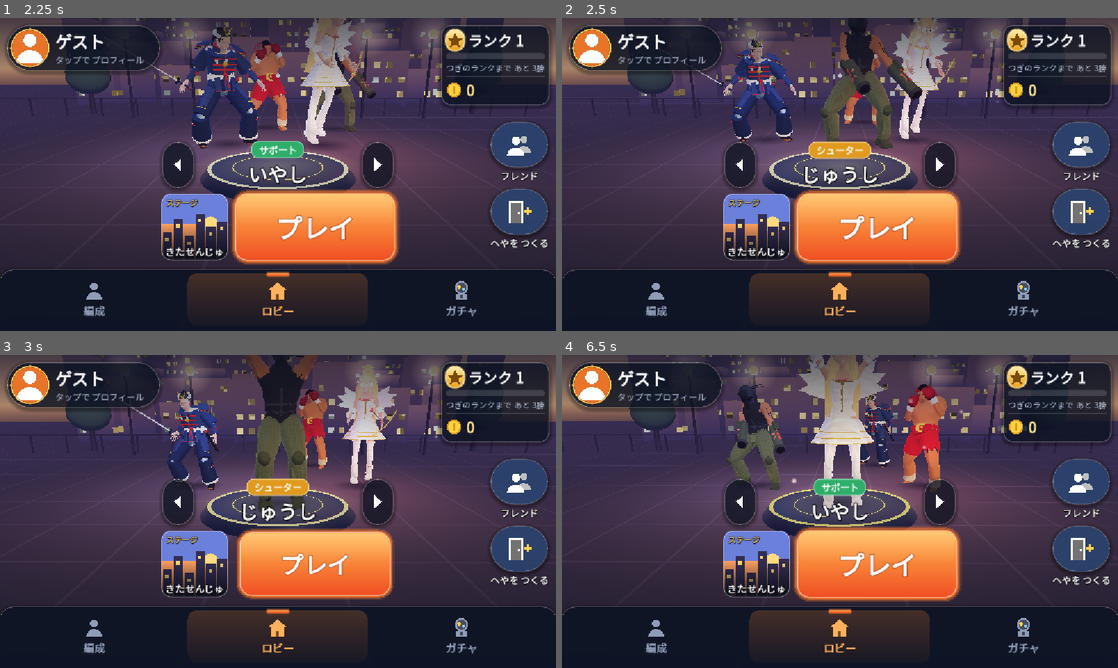
Above: before the commit, frames 1-4 (two rows, left to right).
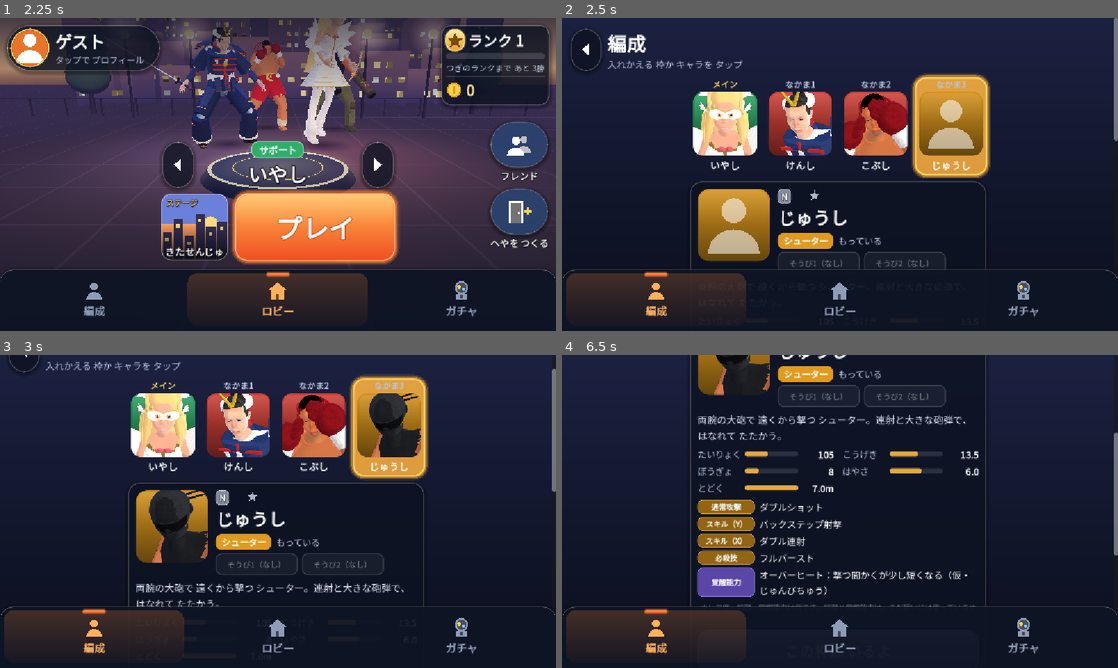
Above: after the commit, the same moments.

Repository: koyoy1016-gif/bigbusters-godot
Game: Godot game, scene res://scenes/game_flow.tscn
Same seed, same stepped clock (60 frames per second), same inputs: the game is played once before the commit and once after it. This scene is started directly instead of the project's main scene.
Inputs (mouse positions are in pixels of both pictures, inside the frame that each line leads up to):
- Up to frame 1 (2.25 s): tap Enter at 0.5 s; move the mouse to (400, 158) at 0.52 s; hold Right 0.53-1.25 s; tap 1 at 0.6, 2.1 s; click (400, 158) at 0.67 s; tap Space at 1.25 s; drag from (166, 190) to (250, 237) at 1.27 s; move the mouse to (333, 105) at 2.02 s; hold Right from 2.03 s (still down); click (333, 105) at 2.17 s
- Up to frame 2 (2.5 s): keep holding Right
- Up to frame 3 (3 s): release Right at 2.75 s; drag from (250, 574) to (111, 464) at 2.77 s
- Up to frame 4 (6.5 s): move the mouse to (1006, 558) at 3.52 s; hold Left 3.53-4.25 s; tap 1 at 3.6, 5.1 s; click (1006, 558) at 3.67 s; drag from (673, 464) to (756, 433) at 4.27 s; move the mouse to (867, 511) at 5.02 s; hold Left 5.03-5.75 s; click (867, 511) at 5.17 s; drag from (756, 433) to (728, 527) at 5.77 s

Frame 1 is identical in both runs. In frame 2, 77% of the frame differs, in the area x 0-100%, y 0-96%; in frame 3, 76%; in frame 4, 77%.

Commit message:
版87：編成の操作（どこからでもスクロール・長押しで持って入れかえ・ロビーのタップで編成へ）
- ui_kit.scroll_friendly：スクロールの中の部品を、指の動きを下へ伝える設定に（パネルの上からもスクロールできる）
- formation_ui：長押しでキャラを持ち上げ、枠の上で離すと入る（いれば入れかわる）。外で離すと元どおり
- lobby_ui：ロビーでキャラをタップすると、そのキャラの枠を選んだ編成の画面を開く
- テスト：test_v87（新規）、test_v81（ロビーのタップを新しい動きに）。全テスト合格

Co-Authored-By: Claude Opus 5.5 <noreply@anthropic.com>
Claude-Session: https://claude.ai/code/session_01StA7MCQ6WV1HD8BedAMU8n

Diff:
--- a/data/game_flow.json
+++ b/data/game_flow.json
@@ -335,7 +335,11 @@
   "start_wait_sec": 4.0,
   "start_offline": false,
   "formation_list_title": "キャラの いちらん",
-  "formation_hint": "枠を タップして、キャラを えらぶと 入れかえ",
+  "formation_hint": "ながおしで もって、枠へ 入れかえ／タップで えらぶ",
+  "formation_hint_drag": "入れたい 枠の 上で はなす（いる キャラとは 入れかわる）",
+  "formation_long_press_sec": 0.35,
+  "formation_drag_tolerance_px": 14,
+  "formation_ghost_lift_px": 56,
   "formation_hint_armed": "入れかえる 枠か キャラを タップ",
   "formation_main": "メイン",
   "formation_mate": "なかま%d",
--- a/data/prototype_stick.json
+++ b/data/prototype_stick.json
@@ -174,7 +174,7 @@
   ],
   "charge_color": "#ff9a20",
   "build_label": "版",
-  "build_id": "86",
+  "build_id": "87",
   "camera_follow": 0.5,
   "camera_follow_per_sec": 6.0,
   "camera_boss_frame": {
--- a/scripts/flow/formation_ui.gd
+++ b/scripts/flow/formation_ui.gd
@@ -5,6 +5,9 @@
 ## 下：キャラの一覧（顔の絵のカード。持っていないキャラは暗く、かぎ）。
 ## 入れかえ：枠をタップ → 別の枠をタップで入れかえ、または一覧のキャラをタップで、その枠に入れる。
 ##           一覧のキャラをタップだけなら、くわしい情報を見る（「この枠に セット」で入れる）。
+## 版87：キャラ（枠・一覧）を長押しすると持ち上がり、指についてくる。枠の上で離すと入る（キャラが入っている枠なら、2人が入れかわる）。
+##       枠の外で離すと、元にもどる。少し動かしてから長押しにならなければ、ふつうのスクロール。画面は下までスクロールできる。
+##       ロビーでキャラをタップすると、そのキャラの枠を選んだ状態で、この画面が開く（open_slot）。
 ## 編成のデータ：メイン＝selected_character、なかま＝ai_picks（ロビー・戦いと同じ）。持っているキャラだけ入れられる。
 
 const LobbyIcon := preload("res://scripts/ui/lobby_icon.gd")
@@ -28,6 +31,13 @@
 var detail: Dictionary = {}  # くわしい情報の部品
 var set_button: Button
 var bold: Font
+var scroll: ScrollContainer
+var drag_layer: Control  ## 版87：持ち上げたキャラの絵（いちばん上）
+var press: Dictionary = {}  ## 版87：押している所 {kind: "slot"/"card", key, pos, t, moved}
+var dragging := false
+var ghost: Control = null
+var hover_slot := -1
+var drag_log: Array = []  ## テスト用（lift・drop・cancel）
 
 
 func _init(flow: Node, lui: RefCounted) -> void:
@@ -121,7 +131,7 @@
 	bg.border_width = 0.0
 	bg.set_anchors_preset(Control.PRESET_FULL_RECT)
 	root.add_child(bg)
-	var scroll := ScrollContainer.new()
+	scroll = ScrollContainer.new()
 	scroll.name = "Scroll"
 	scroll.set_anchors_preset(Control.PRESET_FULL_RECT)
 	scroll.horizontal_scroll_mode = ScrollContainer.SCROLL_MODE_DISABLED
@@ -130,6 +140,11 @@
 	page.size_flags_horizontal = Control.SIZE_EXPAND_FILL
 	page.add_theme_constant_override("separation", 14)
 	scroll.add_child(page)
+	drag_layer = Control.new()
+	drag_layer.name = "DragLayer"
+	drag_layer.set_anchors_preset(Control.PRESET_FULL_RECT)
+	drag_layer.mouse_filter = Control.MOUSE_FILTER_IGNORE
+	root.add_child(drag_layer)
 	f.layer.add_child(root)
 	f.panels[Logic.FORMATION] = root
 
@@ -168,8 +183,8 @@
 		b.focus_mode = Control.FOCUS_NONE
 		b.custom_minimum_size = Vector2(146, 200)
 		UiKit.clear_button(b)
-		b.pressed.connect(f._on_menu_press)
-		b.pressed.connect(func(): tap_slot(i))
+		b.mouse_filter = Control.MOUSE_FILTER_PASS  # 版87：押したまま動かすと、スクロールできる
+		b.gui_input.connect(func(ev: InputEvent): _on_pointer(ev, "slot", i, b))
 		UiKit.juice(b)
 		slot_buttons.append(b)
 		slots_row.add_child(b)
@@ -313,6 +328,8 @@
 	_refresh_grid(t)
 	_refresh_detail(t)
 	hint_label.text = str(f.config["formation_hint_armed"]) if armed_slot >= 0 else str(f.config["formation_hint"])
+	# 版87：止める設定の部品（パネル・字の入れ物など）を、下へ伝える設定に（どこを押して動かしても、スクロールできる）
+	UiKit.scroll_friendly(scroll)
 
 
 func _refresh_slots(t: Array) -> void:
@@ -437,8 +454,8 @@
 			glow.add_theme_stylebox_override("panel", gsb)
 			glow.set_anchors_preset(Control.PRESET_FULL_RECT)
 			b.add_child(glow)
-		b.pressed.connect(f._on_menu_press)
-		b.pressed.connect(func(): tap_card(id))
+		b.mouse_filter = Control.MOUSE_FILTER_PASS
+		b.gui_input.connect(func(ev: InputEvent): _on_pointer(ev, "card", id, b))
 		UiKit.juice(b)
 		card_buttons[id] = b
 		grid.add_child(b)
@@ -592,3 +609,282 @@
 
 func _apply(t: Array) -> void:
 	lobby_ui._apply_team(t)
+
+
+# ---------------------------------------------------------------- 版87：長押しで持って入れかえる
+
+func _cfg_f(key: String, def: float) -> float:
+	return float(f.config.get(key, def))
+
+
+## 枠・カードの押す・動かす・離す（マウスと、タッチから作られるマウスの出来事）。座標は、画面（キャンバス）の位置にそろえる
+func _on_pointer(ev: InputEvent, kind: String, key: Variant, ctrl: Control) -> void:
+	if ev is InputEventMouseButton and (ev as InputEventMouseButton).button_index == MOUSE_BUTTON_LEFT:
+		var gp: Vector2 = ctrl.get_global_transform() * (ev as InputEventMouseButton).position
+		if (ev as InputEventMouseButton).pressed:
+			pointer_down(kind, key, gp)
+		else:
+			var was := dragging
+			pointer_up(gp)
+			if was:
+				ctrl.accept_event()
+	elif ev is InputEventMouseMotion and not press.is_empty():
+		pointer_move(ctrl.get_global_transform() * (ev as InputEventMouseMotion).position)
+		if dragging:
+			ctrl.accept_event()  # 持っている間は、スクロールしない
+
+
+func pointer_down(kind: String, key: Variant, pos: Vector2) -> void:
+	_end_drag(false)
+	press = {"kind": kind, "key": key, "pos": pos, "t": 0.0, "moved": false, "last": pos}
+
+
+func pointer_move(pos: Vector2) -> void:
+	if press.is_empty():
+		return
+	press["last"] = pos
+	if dragging:
+		_move_ghost(pos)
+		return
+	if pos.distance_to(press["pos"]) > _cfg_f("formation_drag_tolerance_px", 14.0):
+		press["moved"] = true  # 長押しの前に動いた：スクロール
+
+
+## 毎コマ（編成の画面の時。game_flow._process から）：動かさずに長押しの秒になったら、持ち上げる
+func tick(delta: float) -> void:
+	if press.is_empty() or dragging or bool(press["moved"]):
+		return
+	press["t"] = float(press["t"]) + delta
+	if float(press["t"]) >= _cfg_f("formation_long_press_sec", 0.35):
+		_lift()
+
+
+func pointer_up(pos: Vector2) -> void:
+	if press.is_empty():
+		return
+	var p := press
+	if dragging:
+		drop(pos)
+	elif not bool(p["moved"]):
+		# 長押しにならなかった：ふつうのタップ
+		press = {}
+		f._on_menu_press()
+		if str(p["kind"]) == "slot":
+			tap_slot(int(p["key"]))
+		else:
+			tap_card(str(p["key"]))
+	press = {}
+
+
+## 持ち上げたキャラの id（枠なら、その枠のキャラ）
+func _press_id() -> String:
+	if str(press.get("kind", "")) == "slot":
+		var t := team()
+		var i := int(press["key"])
+		return str(t[i]) if i < t.size() else ""
+	return str(press.get("key", ""))
+
+
+func _lift() -> void:
+	var id := _press_id()
+	if id == "":
+		press["moved"] = true
+		return
+	if str(press["kind"]) == "card" and not f.owned.has(id):
+		# 持っていないキャラは、入れられない
+		press["moved"] = true
+		f.toast_label.text = str(f.config["formation_set_locked"])
+		f.toast_time = 2.0
+		drag_log.append("locked")
+		return
+	dragging = true
+	drag_log.append("lift:" + id)
+	if f.menu_sfx != null:
+		f.menu_sfx.play("pull_tick", 0.0, 1.3)
+	Input.vibrate_handheld(25)
+	var src := _source_control()
+	if src != null:
+		src.modulate = Color(1, 1, 1, 0.35)
+	ghost = Control.new()
+	ghost.name = "Ghost"
+	ghost.mouse_filter = Control.MOUSE_FILTER_IGNORE
+	var gs := Vector2(132, 164)
+	ghost.size = gs
+	ghost.pivot_offset = gs * 0.5
+	var shadow := Panel.new()
+	shadow.mouse_filter = Control.MOUSE_FILTER_IGNORE
+	var ssb := _style(Color(0, 0, 0, 0.0), 22)
+	ssb.shadow_color = Color(0, 0, 0, 0.55)
+	ssb.shadow_size = 18
+	ssb.shadow_offset = Vector2(0, 10)
+	shadow.add_theme_stylebox_override("panel", ssb)
+	shadow.position = Vector2(0, 0)
+	shadow.size = Vector2(132, 132)
+	ghost.add_child(shadow)
+	var box := portrait_box(id, Vector2(132, 132), 22)
+	box.size = Vector2(132, 132)
+	ghost.add_child(box)
+	var ring := Panel.new()
+	ring.mouse_filter = Control.MOUSE_FILTER_IGNORE
+	var rsb := _style(Color(0, 0, 0, 0), 22)
+	rsb.set_border_width_all(4)
+	rsb.border_color = Color(str(_k("gold", "#ffd45a")))
+	ring.add_theme_stylebox_override("panel", rsb)
+	ring.size = Vector2(132, 132)
+	ghost.add_child(ring)
+	var d := CharacterData.find(f.characters_cfg, id)
+	# 名前は、暗い札の上に（下の枠の名前と重なっても読める）
+	var plate := PanelContainer.new()
+	plate.mouse_filter = Control.MOUSE_FILTER_IGNORE
+	var psb := _style(Color(0.04, 0.06, 0.12, 0.92), 12, 2)
+	psb.set_border_width_all(2)
+	psb.border_color = Color(str(_k("gold", "#ffd45a")))
+	plate.add_theme_stylebox_override("panel", psb)
+	plate.add_child(_label(str(d.get("name", id)), 20, Color.WHITE, true))
+	plate.position = Vector2(6, 128)
+	plate.size = Vector2(120, 34)
+	ghost.add_child(plate)
+	drag_layer.add_child(ghost)
+	ghost.rotation = 0.06
+	_move_ghost(press["last"])
+	if ghost.is_inside_tree():
+		ghost.scale = Vector2(0.9, 0.9)
+		ghost.create_tween().tween_property(ghost, "scale", Vector2(1.12, 1.12), 0.14).set_trans(Tween.TRANS_BACK).set_ease(Tween.EASE_OUT)
+	hint_label.text = str(f.config.get("formation_hint_drag", ""))
+
+
+func _source_control() -> Control:
+	if str(press.get("kind", "")) == "slot":
+		var i := int(press["key"])
+		return slot_buttons[i] if i >= 0 and i < slot_buttons.size() else null
+	return card_buttons.get(str(press.get("key", "")), null)
+
+
+## 指の少し上に絵を置く（指で隠れないように）。下の枠を光らせる
+func _move_ghost(pos: Vector2) -> void:
+	if ghost == null:
+		return
+	ghost.global_position = pos - ghost.size * 0.5 + Vector2(0, -_cfg_f("formation_ghost_lift_px", 56.0))
+	var hs := slot_at(pos)
+	if hs != hover_slot:
+		hover_slot = hs
+		var src := _source_control()
+		for i in slot_buttons.size():
+			var b: Control = slot_buttons[i]
+			b.pivot_offset = b.size * 0.5
+			b.scale = Vector2(1.08, 1.08) if i == hs else Vector2.ONE
+			if i == hs:
+				b.modulate = Color(1.25, 1.15, 0.9)
+			elif b == src:
+				b.modulate = Color(1, 1, 1, 0.35)
+			else:
+				b.modulate = Color.WHITE
+			_drop_mark(b, i == hs)
+
+
+## 置ける枠の印（金の太いふちと、外への光）。on でなければ消す
+func _drop_mark(b: Control, on: bool) -> void:
+	var old := b.get_node_or_null("DropMark")
+	if old != null:
+		b.remove_child(old)
+		old.queue_free()
+	if not on:
+		return
+	var m := Panel.new()
+	m.name = "DropMark"
+	m.mouse_filter = Control.MOUSE_FILTER_IGNORE
+	var sb := _style(Color(1, 0.85, 0.35, 0.12), 22)
+	sb.set_border_width_all(5)
+	sb.border_color = Color(str(_k("gold", "#ffd45a")))
+	sb.shadow_color = Color(1, 0.7, 0.2, 0.7)
+	sb.shadow_size = 14
+	m.add_theme_stylebox_override("panel", sb)
+	m.set_anchors_preset(Control.PRESET_FULL_RECT)
+	b.add_child(m)
+
+
+## その位置の枠（なければ -1）
+func slot_at(pos: Vector2) -> int:
+	for i in slot_buttons.size():
+		var r: Rect2 = (slot_buttons[i] as Control).get_global_rect()
+		if r.grow(6.0).has_point(pos):
+			return i
+	return -1
+
+
+## 離した：枠の上なら入れる（キャラがいれば入れかえ）。枠の外なら元にもどす
+func drop(pos: Vector2) -> bool:
+	if not dragging:
+		return false
+	var id := _press_id()
+	var target := slot_at(pos)
+	var ok := false
+	if target >= 0:
+		var t := team()
+		if str(press["kind"]) == "slot":
+			var from := int(press["key"])
+			if from != target:
+				_apply(Roster.swap(t, from, target))
+				ok = true
+		else:
+			if t.find(id) != target:
+				_apply(Roster.assign(t, target, id))
+				ok = true
+	if ok:
+		drag_log.append("drop:%s>%d" % [id, target])
+		selected_slot = target
+		focus_id = id
+		armed_slot = -1
+		if f.menu_sfx != null:
+			f.menu_sfx.play("free")
+		_end_drag(true)
+		refresh()
+		var b: Control = slot_buttons[target]
+		if b.is_inside_tree():
+			b.pivot_offset = b.size * 0.5
+			b.scale = Vector2(1.18, 1.18)
+			b.create_tween().tween_property(b, "scale", Vector2.ONE, 0.3).set_trans(Tween.TRANS_BACK).set_ease(Tween.EASE_OUT)
+	else:
+		drag_log.append("cancel:" + id)
+		_end_drag(false)
+	press = {}
+	return ok
+
+
+## 持ち上げをやめる。placed でなければ、絵は元の所へもどって消える
+func _end_drag(placed: bool) -> void:
+	if not dragging and ghost == null:
+		return
+	var src := _source_control() if not press.is_empty() else null
+	dragging = false
+	hover_slot = -1
+	for b in slot_buttons:
+		(b as Control).scale = Vector2.ONE
+		(b as Control).modulate = Color.WHITE
+		_drop_mark(b, false)
+	for k in card_buttons:
+		(card_buttons[k] as Control).modulate = Color.WHITE
+	if ghost != null and is_instance_valid(ghost):
+		var g := ghost
+		if not placed and src != null and is_instance_valid(src) and g.is_inside_tree() and src.is_inside_tree():
+			var tw := g.create_tween().set_parallel(true)
+			tw.tween_property(g, "global_position", src.get_global_rect().get_center() - g.size * 0.5, 0.18)
+			tw.tween_property(g, "scale", Vector2(0.8, 0.8), 0.18)
+			tw.tween_property(g, "modulate:a", 0.0, 0.18)
+			tw.chain().tween_callback(g.queue_free)
+		else:
+			g.queue_free()
+	ghost = null
+	if hint_label != null:
+		hint_label.text = str(f.config["formation_hint_armed"]) if armed_slot >= 0 else str(f.config["formation_hint"])
+
+
+## 版87：ロビーでキャラをタップした時：その枠を選んだ状態（入れかえ待ち）で、編成の画面を開く
+func open_slot(slot: int) -> void:
+	var t := team()
+	selected_slot = clampi(slot, 0, maxi(0, t.size() - 1))
+	armed_slot = selected_slot
+	focus_id = str(t[selected_slot]) if selected_slot < t.size() else focus_id
+	if scroll != null:
+		scroll.scroll_vertical = 0
+	refresh()
--- a/scripts/flow/game_flow.gd
+++ b/scripts/flow/game_flow.gd
@@ -549,6 +549,17 @@
 			reward_label.text = str(config["reward_coin_prefix"]) + str(last_reward)
 			if last_reward > 0 and menu_sfx != null:
 				menu_sfx.play("coin")
+	_scroll_friendly_panel(new_state)
+
+
+## 版87：スクロールのある画面は、どこを押して動かしてもスクロールできるように（ui_kit.gd の scroll_friendly）
+func _scroll_friendly_panel(key: String) -> void:
+	var p: Control = panels.get(key, null)
+	if p == null:
+		return
+	for c in p.get_children():
+		if c is ScrollContainer:
+			UiKit.scroll_friendly(c)
 
 
 ## 出来事で次の状態へ（決まりは flow_logic.gd）
@@ -1078,6 +1089,7 @@
 func _refresh_account() -> void:
 	if profile_ui != null:
 		profile_ui.refresh()
+	_scroll_friendly_panel.call_deferred(Logic.ACCOUNT)
 	_clear_box(account_box)
 	if account == null:
 		account_box.add_child(_info(str(config["account_unavailable"])))
@@ -1349,6 +1361,8 @@
 	state_time += delta
 	if lobby_ui != null:
 		lobby_ui.tick(delta)
+	if formation_ui != null and state == Logic.FORMATION:
+		formation_ui.tick(delta)  # 版87：長押しで持ち上げる
 	_poll_room(delta)
 	_poll_account(delta)
 	if toast_time > 0.0:
--- a/scripts/flow/lobby_ui.gd
+++ b/scripts/flow/lobby_ui.gd
@@ -692,10 +692,19 @@
 		return "swipe"
 	if d.length() < swipe_px * 0.5 and f.lobby_stage != null:
 		var slot: int = f.lobby_stage.pick(to)
-		if slot > 0:
-			pick_slot(slot)
+		if slot >= 0:
+			open_formation(slot)  # 版87：タップしたキャラの編成へ（前は、メインと入れかえていた）
 			return "pick"
 	return ""
+
+
+## 版87：ロビーでキャラをタップした：編成の画面を、そのキャラの枠を選んだ状態（入れかえ待ち）で開く
+func open_formation(slot: int) -> void:
+	if f.formation_ui != null:
+		f.formation_ui.open_slot(slot)
+	if f.menu_sfx != null:
+		f.menu_sfx.play("click")
+	nav_press("formation")
 
 
 ## キーボード（パソコン）：左右の矢印
--- a/scripts/ui/ui_kit.gd
+++ b/scripts/ui/ui_kit.gd
@@ -128,3 +128,15 @@
 	gt.fill_from = Vector2(0.5, 0.5)
 	gt.fill_to = Vector2(1.0, 0.5)
 	return gt
+
+
+## 版87：スクロールの中の部品を、押して動かした時にスクロールできるようにする。
+## 「止める（STOP）」の設定の部品（パネル・ボタン・入れ物など）を「下へ伝える（PASS）」にする。
+## すべりバー・文字の入力・スクロールのバーは、そのまま（それ自体を動かすため）
+static func scroll_friendly(node: Node) -> void:
+	if node is Control:
+		var c := node as Control
+		if c.mouse_filter == Control.MOUSE_FILTER_STOP and not (c is Slider or c is ScrollBar or c is LineEdit or c is TextEdit or c is ScrollContainer):
+			c.mouse_filter = Control.MOUSE_FILTER_PASS
+	for ch in node.get_children():
+		scroll_friendly(ch)
--- a/tests/test_v81.gd
+++ b/tests/test_v81.gd
@@ -131,7 +131,12 @@
 	stage3d.finish()
 	await process_frame
 	var p2: Vector2 = stage3d.screen_point(2)
-	check(ui.gesture(p2, p2 + Vector2(3, 2)) == "pick" and ui.team()[0] == t0[2] and ui.team()[2] == t0[0], "後ろの人をタップすると、メインになる（入れかわる）")
+	check(ui.gesture(p2, p2 + Vector2(3, 2)) == "pick" and ui.team() == t0 and flow.state == "formation" and flow.formation_ui.selected_slot == 2 and flow.formation_ui.armed_slot == 2,
+		"後ろの人をタップすると、そのキャラの枠を選んだ編成の画面が開く（版87。前はメインと入れかわっていた）")
+	flow.goto("lobby")
+	await process_frame
+	ui.pick_slot(2)
+	check(ui.team()[0] == t0[2] and ui.team()[2] == t0[0], "pick_slot：後ろの人とメインを入れかえる（キーボードなど）")
 	ui.pick_slot(2)
 	check(ui.team() == t0, "もう一度で、もとにもどる")
 	var kev := InputEventKey.new()
--- /dev/null
+++ b/tests/test_v87.gd
@@ -0,0 +1,234 @@
+extends SceneTree
+## 実行: godot --headless --path . --script res://tests/test_v87.gd
+## 版87：編成の操作。
+## 確かめること：
+##   1. スクロール：くわしい情報・能力のバー・枠・カードの、どこを押して上へ動かしても、下へスクロールできる（押したボタンは反応しない）
+##   2. 長押しで持ち上げる：カードを長押し → 絵が指につく → 枠の上で離すと入る。キャラが入っている枠なら入れかわる。保存（メイン・なかま）も同じになる
+##   3. 枠どうし：枠を長押しして別の枠で離すと、2人が入れかわる（メインも）
+##   4. 枠の外で離すと、元にもどる。長押しの前に動かしたら、持ち上げない（スクロール）。短く押すと、今までのタップ
+##   5. 持っていないキャラは、持ち上げられない（お知らせ）
+##   6. 本物の入力（マウス・タッチの出来事）でも、長押し→動かす→離すで入れかわる
+##   7. ロビーでキャラ（メインも）をタップすると、そのキャラの枠を選んだ編成の画面が開く
+
+const SCENE := "res://scenes/game_flow.tscn"
+const Flow := preload("res://scripts/flow/game_flow.gd")
+const SaveData := preload("res://scripts/flow/save_data.gd")
+const TEMP_SAVE := "user://test_v87_save.json"
+const TEMP_AI := "user://test_v87_ai.json"
+var failures := 0
+
+
+func check(cond: bool, msg: String) -> void:
+	print(("OK   " if cond else "FAIL ") + msg)
+	if not cond:
+		failures += 1
+
+
+func center(c: Control) -> Vector2:
+	return c.get_global_rect().get_center()
+
+
+## 指で押して動かす（タッチから作られるマウスの出来事を、画面に直接わたす。画面なしのテストでも届くように push_input の「画面の中の座標」で）
+func touch_drag(sc: ScrollContainer, start: Vector2, dy: float) -> void:
+	var t := InputEventMouseButton.new()
+	t.button_index = MOUSE_BUTTON_LEFT
+	t.pressed = true
+	t.position = start
+	t.global_position = start
+	root.push_input(t, true)
+	await process_frame
+	var p: Vector2 = start
+	for k in 12:
+		var d := InputEventMouseMotion.new()
+		d.relative = Vector2(0, dy / 12.0)
+		p += d.relative
+		d.position = p
+		d.global_position = p
+		d.button_mask = MOUSE_BUTTON_MASK_LEFT
+		d.velocity = Vector2(0, dy * 4.0)
+		root.push_input(d, true)
+		await process_frame
+	var r := InputEventMouseButton.new()
+	r.button_index = MOUSE_BUTTON_LEFT
+	r.pressed = false
+	r.position = p
+	r.global_position = p
+	root.push_input(r, true)
+	for k in 3:
+		await process_frame
+
+
+func stop_controls(n: Node, out: Array) -> void:
+	if n is Control and (n as Control).mouse_filter == Control.MOUSE_FILTER_STOP and not (n is Slider or n is ScrollBar or n is ScrollContainer):
+		out.append(n.name)
+	for c in n.get_children():
+		stop_controls(c, out)
+
+
+func _initialize() -> void:
+	DirAccess.remove_absolute(TEMP_SAVE)
+	DirAccess.remove_absolute(TEMP_AI)
+	var flow: Node = (load(SCENE) as PackedScene).instantiate()
+	flow.config = Flow.load_config()
+	flow.config["save_path"] = TEMP_SAVE
+	flow.config["ai_picks_path"] = TEMP_AI
+	flow.config["audio_settings_path"] = "user://test_v87_audio.json"
+	root.add_child(flow)
+	await process_frame
+	await process_frame
+	flow.goto("lobby")
+	await process_frame
+	flow.goto("formation")
+	for i in 4:
+		await process_frame
+	var fu: RefCounted = flow.formation_ui
+	var sc: ScrollContainer = fu.scroll
+
+	# ---- 1. スクロール ----
+	var stops: Array = []
+	stop_controls(sc, stops)
+	check(stops.is_empty(), "スクロールの中に、押して動かすのを止める部品がない %s" % str(stops.slice(0, 5)))
+	check(sc.get_v_scroll_bar().max_value > sc.size.y + 200.0, "中身が画面より長い（%d / %d）" % [int(sc.get_v_scroll_bar().max_value), int(sc.size.y)])
+	var places := {"枠": center(fu.slot_buttons[1]), "くわしい情報": Vector2(sc.size.x * 0.5, sc.size.y * 0.55), "能力": Vector2(sc.size.x * 0.5, sc.size.y * 0.78)}
+	var t0: Array = fu.team()
+	for k in places:
+		sc.scroll_vertical = 0
+		await process_frame
+		await touch_drag(sc, places[k], -360.0)
+		check(sc.scroll_vertical > 150, "%s を押して上へ動かすと、下へスクロール（%d）" % [k, sc.scroll_vertical])
+	check(fu.team() == t0 and fu.armed_slot < 0, "スクロールしても、押したボタン（枠）は反応しない")
+	sc.scroll_vertical = 0
+	await process_frame
+	fu.refresh()
+	await process_frame
+
+	# ---- 2. カードを長押しして、枠へ ----
+	var owned: Array = flow.owned
+	var t: Array = fu.team()
+	var outsider := ""
+	for id in owned:
+		if not t.has(id):
+			outsider = str(id)
+	var pick := outsider if outsider != "" else str(t[2])
+	var card: Control = fu.card_buttons[pick]
+	fu.pointer_down("card", pick, center(card))
+	fu.tick(0.2)
+	check(not fu.dragging, "0.2秒では、まだ持ち上げない")
+	fu.tick(0.2)
+	check(fu.dragging and fu.ghost != null and fu.ghost.is_inside_tree() and card.modulate.a < 0.5, "長押し（0.35秒）で持ち上がる（絵が出る・元のカードはうすく）")
+	var s1: Vector2 = center(fu.slot_buttons[1])
+	fu.pointer_move(s1)
+	check(fu.hover_slot == 1 and fu.slot_buttons[1].scale.x > 1.0, "枠の上に来ると、その枠が大きく光る")
+	check(fu.ghost.get_global_rect().get_center().y < s1.y, "絵は、指より少し上（指で隠れない）")
+	var before: Array = fu.team()
+	fu.pointer_up(s1)
+	var after: Array = fu.team()
+	var want: Array = before.duplicate()
+	var at := want.find(pick)
+	if at >= 0:
+		want[at] = want[1]
+	want[1] = pick
+	check(after == want and not fu.dragging and fu.ghost == null, "枠の上で離すと入る（%s → なかま1）" % pick)
+	check(SaveData.load_ai_picks(TEMP_AI) == after.slice(1) and str(flow.selected_character) == str(after[0]), "保存（なかま・メイン）も同じになる")
+	check(fu.selected_slot == 1 and fu.focus_id == pick, "入れた枠と、そのキャラを選んだ状態になる")
+
+	# 入っているキャラの枠へ：入れかわる
+	t = fu.team()
+	var a_id := str(t[3])
+	fu.pointer_down("card", a_id, center(fu.card_buttons[a_id]))
+	fu.tick(0.4)
+	fu.pointer_move(center(fu.slot_buttons[0]))
+	fu.pointer_up(center(fu.slot_buttons[0]))
+	check(fu.team()[0] == a_id and fu.team()[3] == t[0], "キャラが入っている枠に置くと、2人が入れかわる（なかま3 ⇔ メイン）")
+	check(str(flow.selected_character) == a_id and SaveData.load_save(TEMP_SAVE)["character"] == a_id, "メインが変わると、保存のメインも変わる")
+
+	# ---- 3. 枠どうし ----
+	t = fu.team()
+	fu.pointer_down("slot", 0, center(fu.slot_buttons[0]))
+	fu.tick(0.4)
+	check(fu.dragging, "枠も長押しで持ち上がる")
+	fu.pointer_move(center(fu.slot_buttons[2]))
+	fu.pointer_up(center(fu.slot_buttons[2]))
+	check(fu.team()[0] == t[2] and fu.team()[2] == t[0], "枠を別の枠へ：2人が入れかわる")
+
+	# ---- 4. 外で離す・動かした・短く押す ----
+	t = fu.team()
+	fu.pointer_down("slot", 1, center(fu.slot_buttons[1]))
+	fu.tick(0.4)
+	fu.pointer_move(Vector2(10, 10))
+	fu.pointer_up(Vector2(10, 10))
+	check(fu.team() == t and fu.drag_log.back().begins_with("cancel"), "枠の外で離すと、元にもどる（変わらない）")
+	fu.pointer_down("card", pick, center(fu.card_buttons[pick]))
+	fu.pointer_move(center(fu.card_buttons[pick]) + Vector2(0, -40))
+	fu.tick(0.5)
+	check(not fu.dragging, "長押しの前に動かしたら、持ち上げない（スクロール）")
+	fu.pointer_up(center(fu.card_buttons[pick]) + Vector2(0, -40))
+	check(fu.team() == t and fu.armed_slot < 0, "動かして離しても、タップにはならない")
+	fu.pointer_down("slot", 3, center(fu.slot_buttons[3]))
+	fu.tick(0.1)
+	fu.pointer_up(center(fu.slot_buttons[3]))
+	check(fu.armed_slot == 3 and fu.selected_slot == 3, "短く押すと、今までのタップ（枠を選んで、入れかえ待ち）")
+	fu.tap_slot(3)
+
+	# ---- 5. 持っていないキャラ ----
+	var locked := ""
+	for c in flow.characters_cfg.get("characters", []):
+		if not owned.has(str(c["id"])):
+			locked = str(c["id"])
+	if locked != "":
+		fu.pointer_down("card", locked, center(fu.card_buttons[locked]))
+		fu.tick(0.5)
+		check(not fu.dragging and flow.toast_label.text == str(flow.config["formation_set_locked"]), "持っていないキャラは持ち上げられない（お知らせ）")
+		fu.pointer_up(center(fu.card_buttons[locked]))
+	else:
+		check(true, "（持っていないキャラがいないので、とばす）")
+
+	# ---- 6. 本物の入力 ----
+	fu.refresh()
+	await process_frame
+	t = fu.team()
+	var src: Control = fu.slot_buttons[1]
+	var dst: Control = fu.slot_buttons[3]
+	var mb := InputEventMouseButton.new()
+	mb.button_index = MOUSE_BUTTON_LEFT
+	mb.pressed = true
+	mb.position = center(src)
+	mb.global_position = mb.position
+	root.push_input(mb, true)
+	await process_frame
+	fu.tick(0.4)  # 長押しの時間（画面なしのテストでは、時間を進める）
+	await process_frame
+	for k in 6:
+		var mm := InputEventMouseMotion.new()
+		mm.position = center(src).lerp(center(dst), float(k + 1) / 6.0)
+		mm.global_position = mm.position
+		mm.button_mask = MOUSE_BUTTON_MASK_LEFT
+		root.push_input(mm, true)
+		await process_frame
+	var up := InputEventMouseButton.new()
+	up.button_index = MOUSE_BUTTON_LEFT
+	up.pressed = false
+	up.position = center(dst)
+	up.global_position = up.position
+	root.push_input(up, true)
+	await process_frame
+	await process_frame
+	check(fu.team()[1] == t[3] and fu.team()[3] == t[1], "本物の入力：長押し→動かす→離すで、なかま1となかま3が入れかわる")
+
+	# ---- 7. ロビーからキャラをタップ ----
+	flow.goto("lobby")
+	for i in 3:
+		await process_frame
+	flow.lobby_stage.finish()
+	await process_frame
+	var p0: Vector2 = flow.lobby_stage.screen_point(0)
+	t = fu.team()
+	check(flow.lobby_ui.gesture(p0, p0 + Vector2(2, 2)) == "pick" and flow.state == "formation" and fu.selected_slot == 0 and fu.armed_slot == 0 and fu.focus_id == str(t[0]),
+		"ロビーでメインをタップすると、メインの枠を選んだ編成の画面")
+	check(fu.team() == t and fu.hint_label.text == str(flow.config["formation_hint_armed"]), "チームは変わらない・「入れかえる 枠か キャラを タップ」")
+
+	flow.queue_free()
+	for p in [TEMP_SAVE, TEMP_AI, "user://test_v87_audio.json"]:
+		DirAccess.remove_absolute(p)
+	print("失敗: %d" % failures)
+	quit(1 if failures > 0 else 0)
--- a/tools/shot_lobby.gd
+++ b/tools/shot_lobby.gd
@@ -26,12 +26,29 @@
 			flow.lobby_ui.open_stage_picker()
 		"room":
 			flow.event("room")
-		"formation", "formation2":
+		"formation", "formation2", "formation_drag":
 			flow.event("formation")
 			if mode == "formation2":
 				for k in 3:
 					await process_frame
 				(flow.panels["formation"].find_child("Scroll", true, false) as ScrollContainer).scroll_vertical = 760
+			if mode == "formation_drag":
+				# 版87：一覧のキャラを長押しして、なかま2の枠の上へ持ってきた所
+				for k in 5:
+					await process_frame
+				var fu: RefCounted = flow.formation_ui
+				var cid := ""
+				for id in flow.owned:
+					if not fu.team().has(id):
+						cid = str(id)
+				if cid == "":
+					cid = str(fu.team()[3])
+				fu.pointer_down("card", cid, (fu.card_buttons[cid] as Control).get_global_rect().get_center())
+				fu.tick(0.5)
+				for k in 10:
+					await process_frame
+				var to: Vector2 = (fu.slot_buttons[2] as Control).get_global_rect().get_center()
+				fu.pointer_move(to + Vector2(10, 40))
 		"guest":
 			flow.start_ui.ask_guest()
 		"gacha", "gacha_aim", "gacha_dash", "gacha_result", "gacha_odds":
Not shown, added: tests/test_v87.gd.uid
Not shown, changed: NOTES.md
Not shown, added: docs/version87.md
